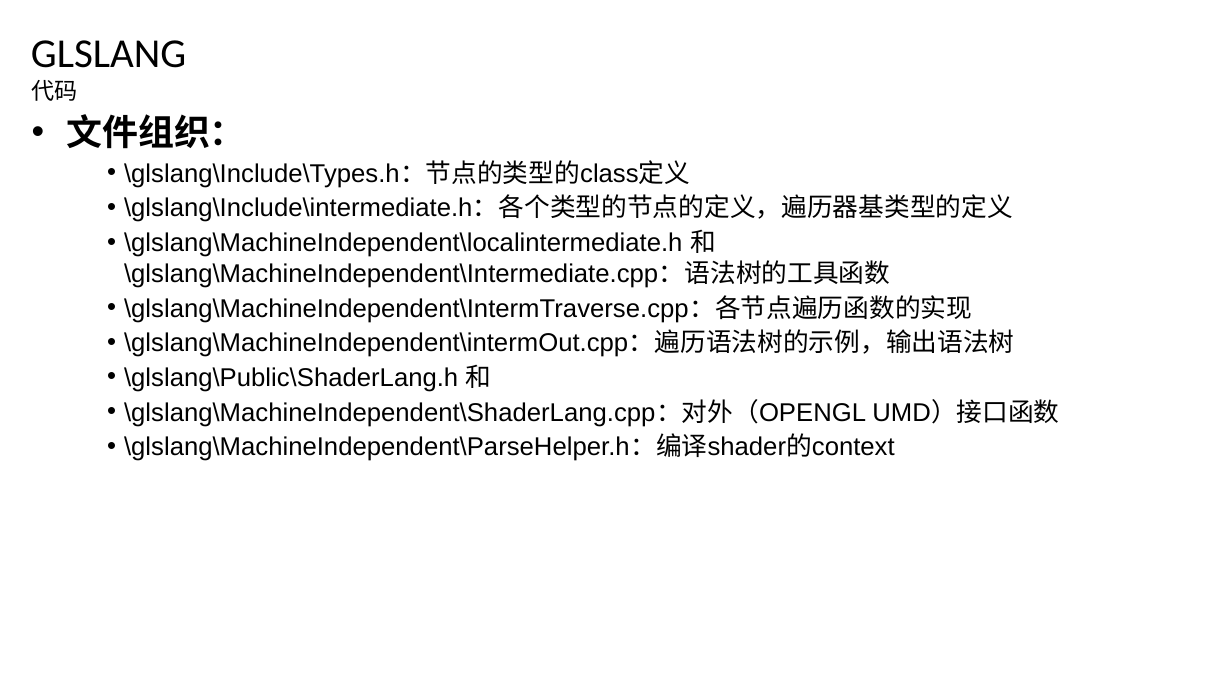
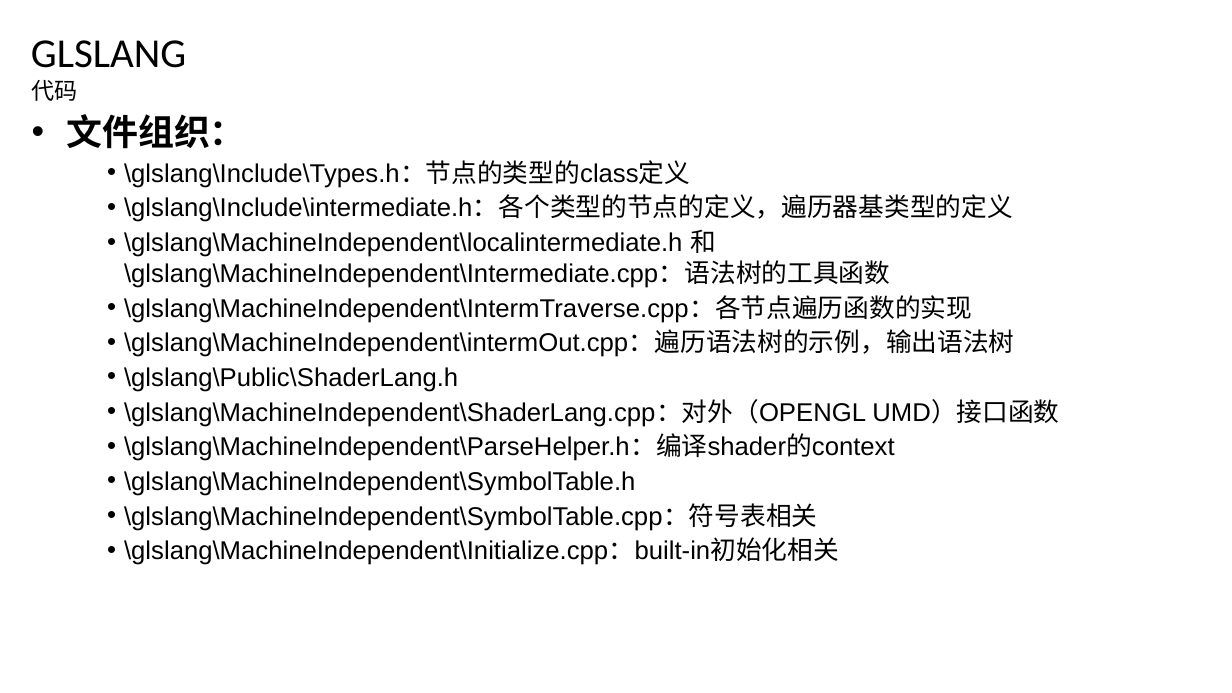
Before and after one commit to feifei14119/glslang, a slide deck: slide 4 of doc/glslang study.pptx. Drawn at 1232x693 pixels with LibreOffice and Linux fonts; fonts in the diff are those of the drawing; background and template pictures are left out. Boxes give left, top, right and bottom in pixels: in the first picture for what was removed or moved away, otherwise in the second. Text is boxed around its words. In the diff, an @@ line names an element or a change of style, - is before the commit and + after.

Commit message:
study symbol table

```diff
--- a/doc/glslang study.pptx
+++ b/doc/glslang study.pptx
@@ text at <box>124,367,458,392</box>: text changed @@
-    • \glslang\Public\ShaderLang.h 和
+    • \glslang\Public\ShaderLang.h
@@ text at <box>124,471,839,565</box>: paragraphs added @@
+    • \glslang\MachineIndependent\SymbolTable.h
+    • \glslang\MachineIndependent\SymbolTable.cpp：符号表相关
+    • \glslang\MachineIndependent\Initialize.cpp：built-in初始化相关
```
Also in this commit, not shown: 4 other slides changed, 4 slides added, 10 other files.
